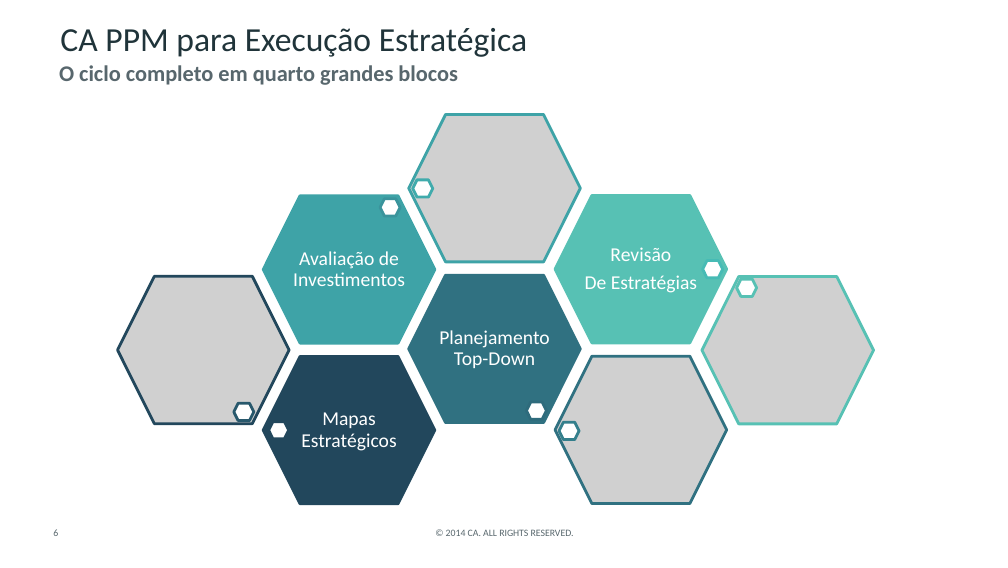
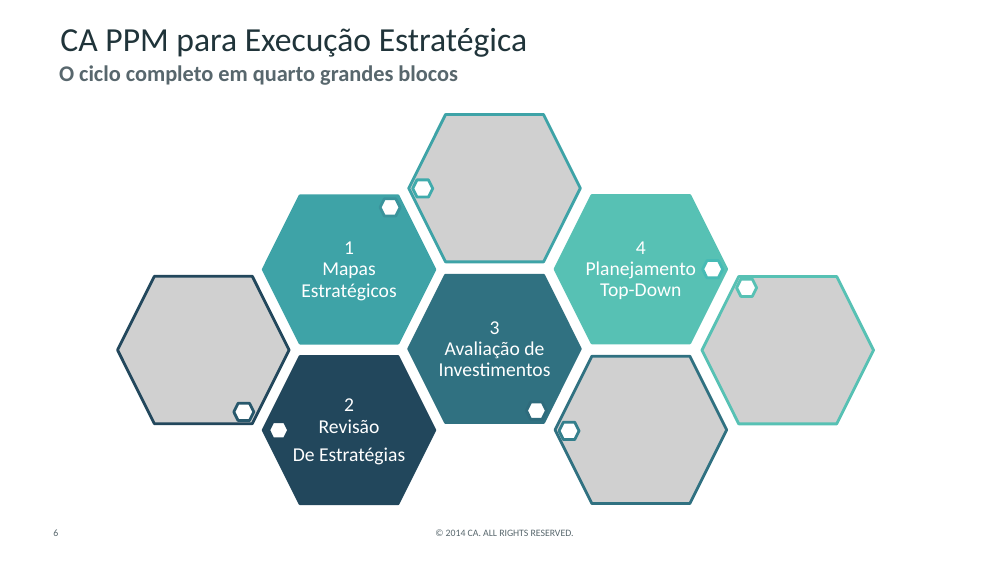
Before and after one commit to CALATAMITBMCOE/Strategic-Alignment, a slide deck: slide 6 of Documentation/CA PPM for Strategic Planning and Execution_PT.pptx. Drawn at 1008x568 pixels with LibreOffice and Linux fonts; fonts in the diff are those of the drawing; grey boxes stand for pictures; background and template pictures are left out. Boxes give left, top, right and bottom in pixels: in the first picture for what was removed or moved away, otherwise in the second. Text is boxed around its words. In the diff, an @@ line names an element or a change of style, - is before the commit and + after.

```diff
--- a/Documentation/CA PPM for Strategic Planning and Execution_PT.pptx
+++ b/Documentation/CA PPM for Strategic Planning and Execution_PT.pptx
@@ text at [301,241,396,301]: text changed @@
-Mapas Estratégicos
+1
+Mapas Estratégicos
@@ text at [586,241,697,299]: text changed @@
-Planejamento Top-Down
+4
+Planejamento Top-Down
@@ text at [439,321,551,376]: text changed @@
-Avaliação de Investimentos
+3
+Avaliação de Investimentos
@@ text "2 Revisão": place and size @@
-text "2 Revisão" at [585,247,697,293]
+text "2 Revisão" at [293,398,405,465]
@@ text at [319,398,380,433]: text changed @@
-Revisão
+2
+Revisão
```
Also in this commit, not shown: 11 other slides changed, 1 slide added, 4 slides removed, 3 other files.
